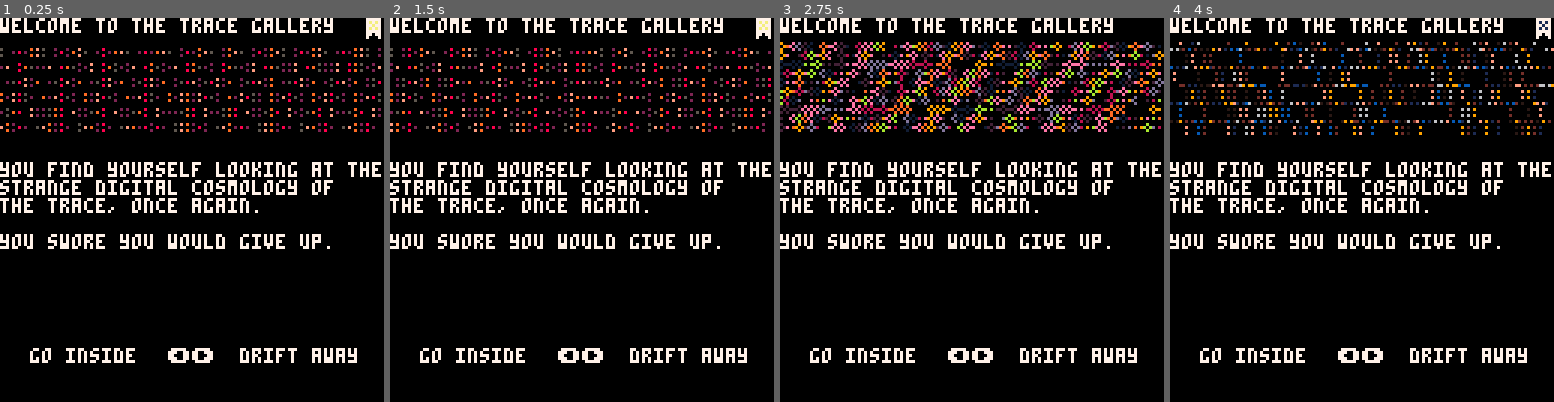
Above: before the commit, frames 1-4 (left to right).
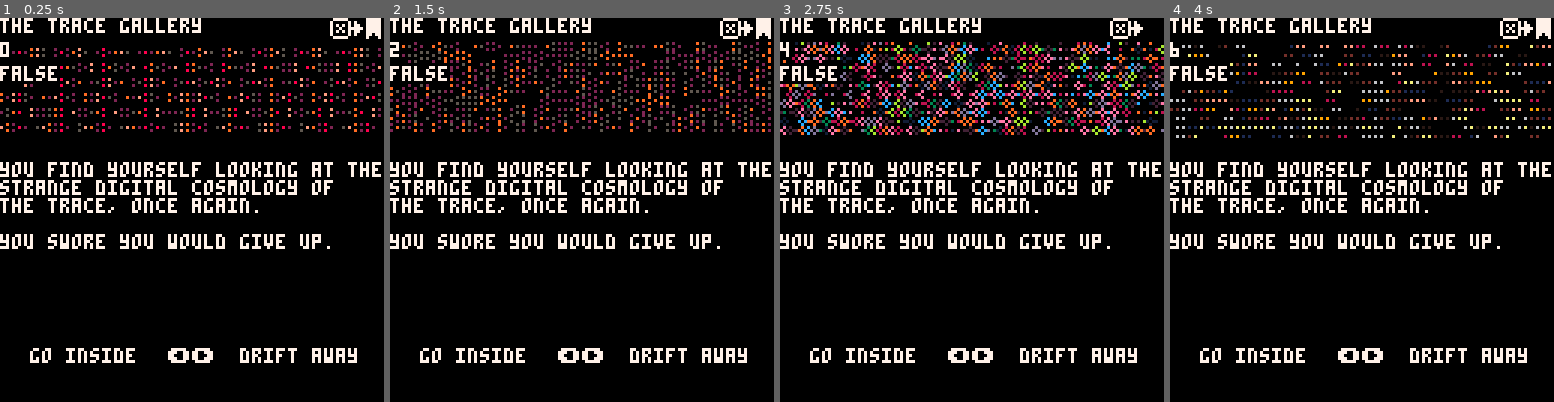
Above: after the commit, the same moments.

Repository: aebrer/pico8_carts
Game: PICO-8 cartridge games/the_trace/the_trace.p8
Same seed, same stepped clock (60 frames per second), same inputs: the game is played once before the commit and once after it.
Inputs:
- Up to frame 1 (0.25 s): no input
- Up to frame 2 (1.5 s): tap X (X key) at 0.33, 1.07 s; tap O (Z key) at 0.7 s
- Up to frame 3 (2.75 s): hold Right 1.6-2.1 s; tap O (Z key) at 1.7, 2.1, 2.5 s; tap X (X key) at 1.85 s; hold Up 2.15-2.42 s; hold Right from 2.47 s (still down)
- Up to frame 4 (4 s): tap O (Z key) at 2.9, 3.3, 3.7 s; tap X (X key) at 2.97 s; release Right at 3.03 s; hold Left 3.08-3.58 s; hold Down 3.63-3.97 s

The runs differ from the first frame. In frame 1, 1.9% of the frame differs, in the area x 0-99%, y 0-18%; in frame 2, 7.8%; in frame 3, 15%, in the area x 0-100%, y 0-31%; in frame 4, 8.6%.

Commit message:
doom timer - need to implement gradual doom effects

Diff:
--- a/games/the_trace/the_trace.p8
+++ b/games/the_trace/the_trace.p8
@@ -22,6 +22,7 @@
 butt_pos[⬇️]={60,114}
 butt_pos[⬅️]={56,110}
 butt_pos[➡️]={64,110}
+dt=0 -- doom timer
 
 menuitem(1, "display controls", function()
  if(btnp(4) or btnp(5))local quit=true
@@ -58,7 +59,7 @@
 	music_start(true)
  cls()
  -- set current page to landing page
-	curr_page=lib["welcome to the trace gallery"]
+	curr_page=lib[title]
  bkmk=curr_page
 end
 -->8
@@ -66,7 +67,13 @@
 function _update60()
 -- srand(rnd(-1))
  if(curr_page.cls)cls()
- if(not curr_page.i)srand(curr_page.seed)curr_page.logo:init()curr_page.i=true
+ -- do the init for all pages
+ if not curr_page.i then
+ 	srand(curr_page.seed)
+ 	debug[2]=dc()
+ 	curr_page.logo:init()
+ 	curr_page.i=true
+ end
  if lib[title].seed%17==0 then
   cursed=true
  else
@@ -121,6 +128,14 @@
  end
 
 end
+
+function doom_plus()
+ dt+=1
+end
+
+function dc()
+ return rnd(dt/50)>1.0
+end
 -->8
 -- classes
 
@@ -137,6 +152,7 @@
   if(pg.no_choice)pg.choices={}
   page.music_i=false
   page.i=false
+  doom_plus()
  end
 	page.choices = {}
 
@@ -192,6 +208,8 @@
  if(bkmk)spr(2,120,0)
  if(curr_page==bkmk)spr(1,120,0)
  if(cursed)glitch()tear(lib[title])
+
+	debug[1]=dt
 
  -- debug
  for i=1,#debug do
@@ -300,12 +318,13 @@
 -- pages
 
 -- landing page
-title="welcome to the trace gallery"
+title="the trace gallery"
 lib[title]=new_page(
 title,
 "you find yourself looking at the\nstrange digital cosmology of \nthe trace, once again.\n\nyou swore you would give up.\n"
 )
 lib[title].seed=1
+lib[title].vfx=function()sspr(18,7,11,15,110,-1,11,15)end
 
 -- second page
 tsp="the second page"
Not shown, changed: 21 lines of the sprite sheet (__gfx__) section of games/the_trace/the_trace.p8
